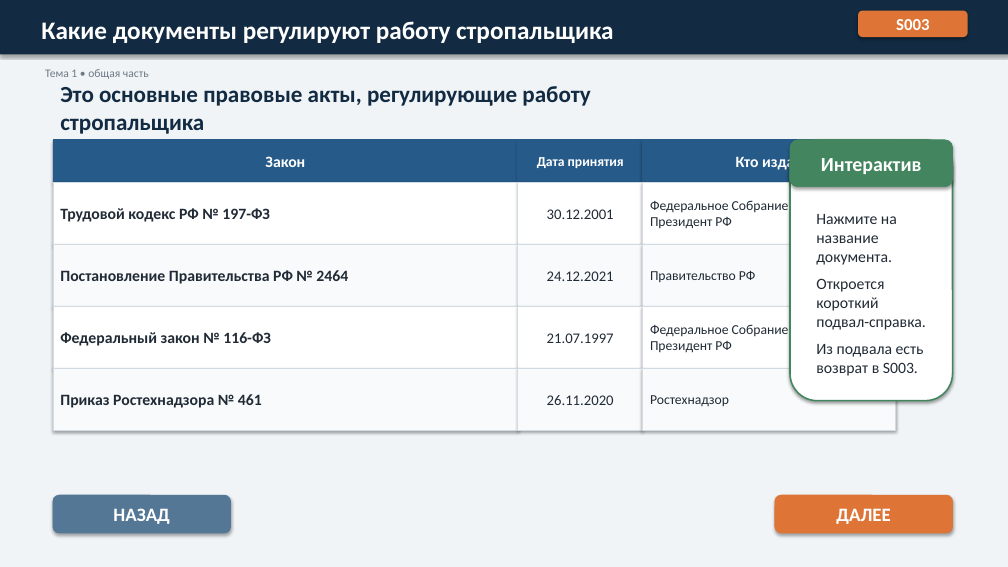
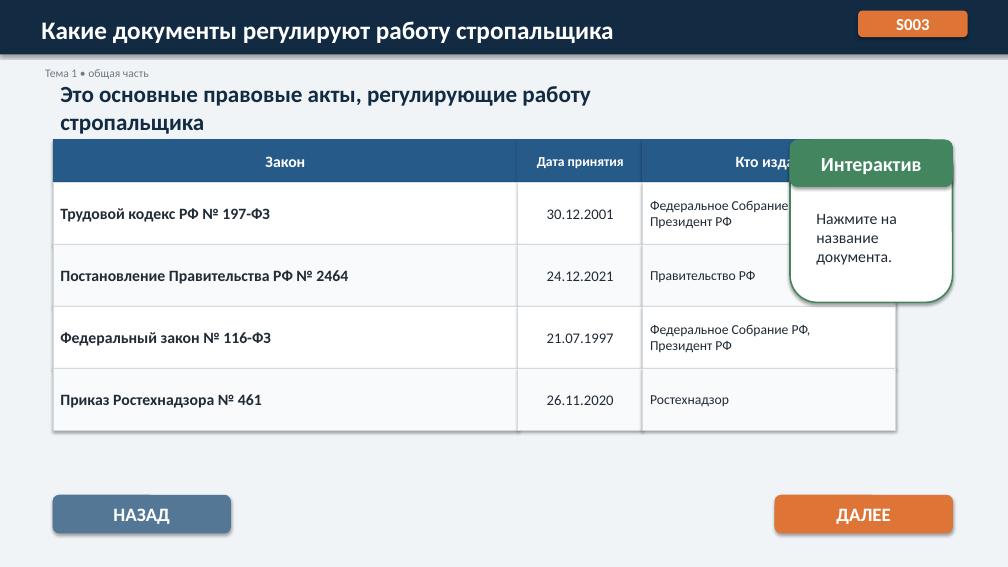
Before and after one commit to Armankanat2/EV-Strop, a slide deck: slide 1 of presentations/ispring-course/module-01-stropovka-gruzov/live-preview/S003_npa_preview_2026-06-22_v4.pptx. Drawn at 1008x567 pixels with LibreOffice and Linux fonts; fonts in the diff are those of the drawing. Boxes give left, top, right and bottom in pixels: in the first picture for what was removed or moved away, otherwise in the second. Text is boxed around its words. In the diff, an @@ line names an element or a change of style, - is before the commit and + after.

```diff
--- a/presentations/ispring-course/module-01-stropovka-gruzov/live-preview/S003_npa_preview_2026-06-22_v4.pptx
+++ b/presentations/ispring-course/module-01-stropovka-gruzov/live-preview/S003_npa_preview_2026-06-22_v4.pptx
@@ rounded rectangle: place and size @@
-rounded rectangle at (790, 140, 953, 401)
+rounded rectangle at (790, 140, 953, 302)
@@ text at (816, 278, 925, 376): paragraphs removed @@
-Откроется короткий подвал-справка.
-Из подвала есть возврат в S003.
```
Also in this commit, not shown: 4 other files.
